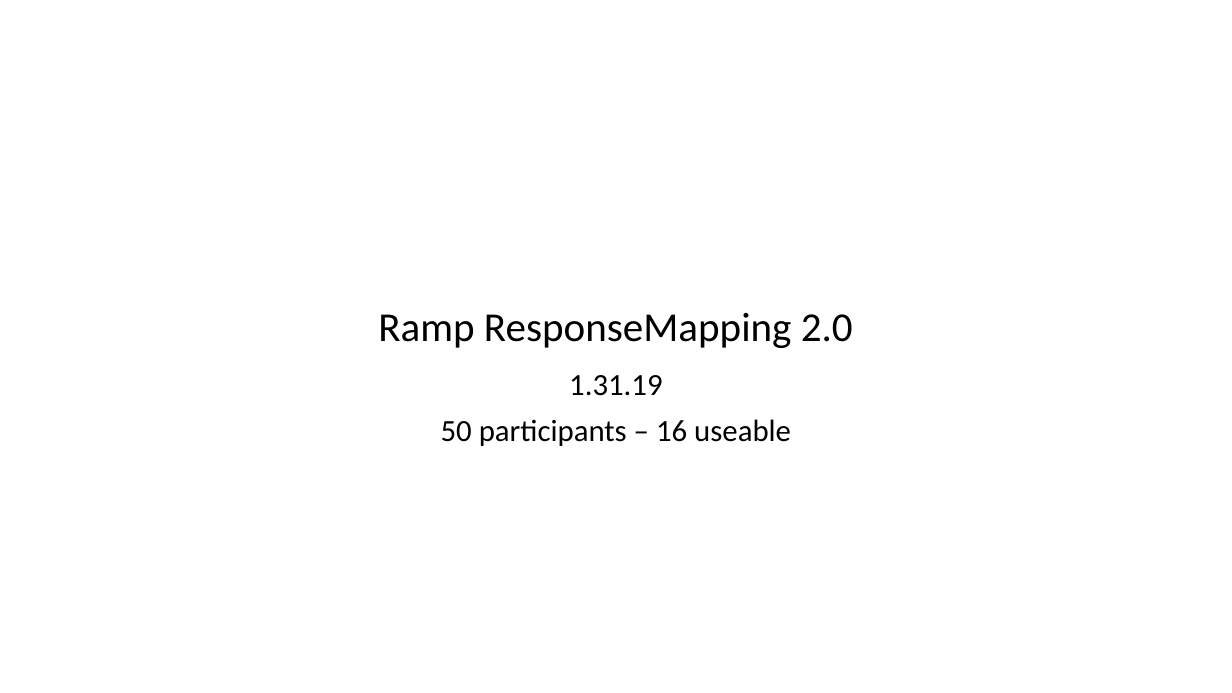
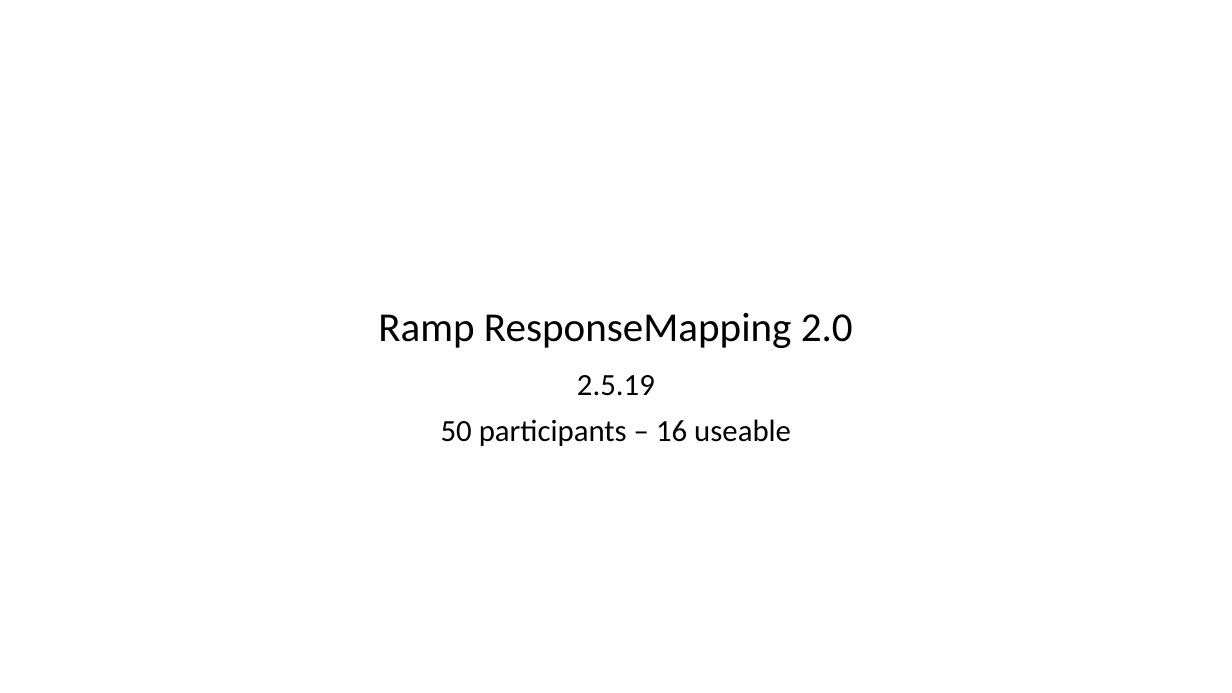
Before and after one commit to gpagnier/rampAnalysis, a slide deck: slide 1 of RampResponseMappingNew2.1.pptx. Drawn at 1232x693 pixels with LibreOffice and Linux fonts; fonts in the diff are those of the drawing. Boxes give left, top, right and bottom in pixels: in the first picture for what was removed or moved away, otherwise in the second. Text is boxed around its words. In the diff, an @@ line names an element or a change of style, - is before the commit and + after.

```diff
--- a/RampResponseMappingNew2.1.pptx
+++ b/RampResponseMappingNew2.1.pptx
@@ subtitle at [577, 375, 655, 396]: text changed @@
-1.31.19
+2.5.19
```
Also in this commit, not shown: 6 other slides changed, 9 slides added, 4 slides removed, 3 other files.
